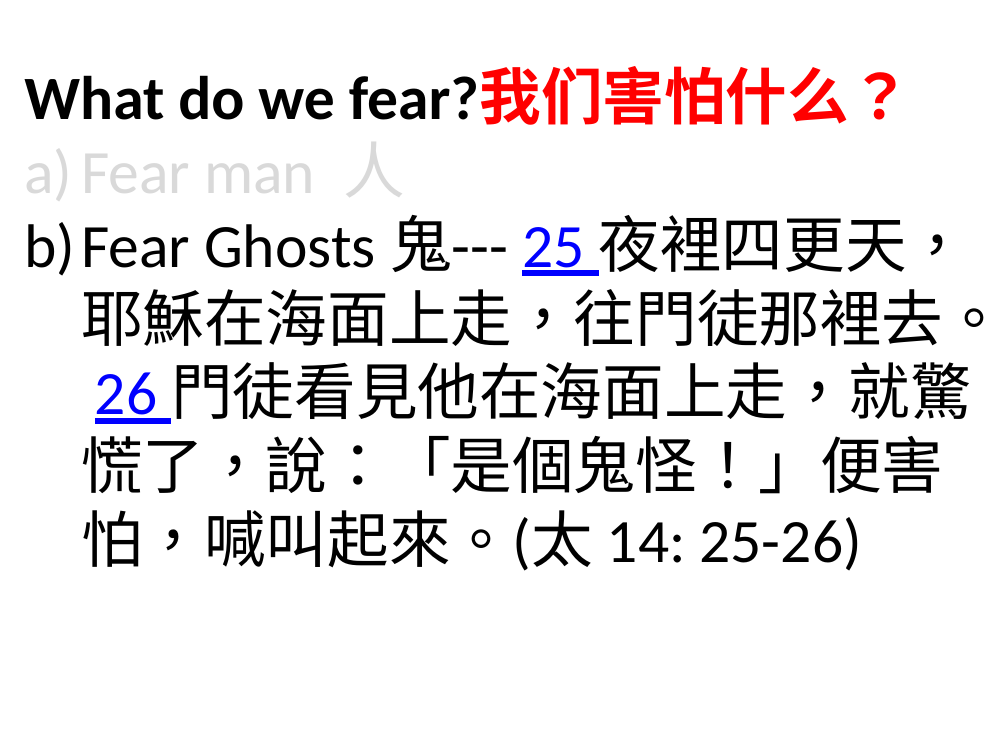
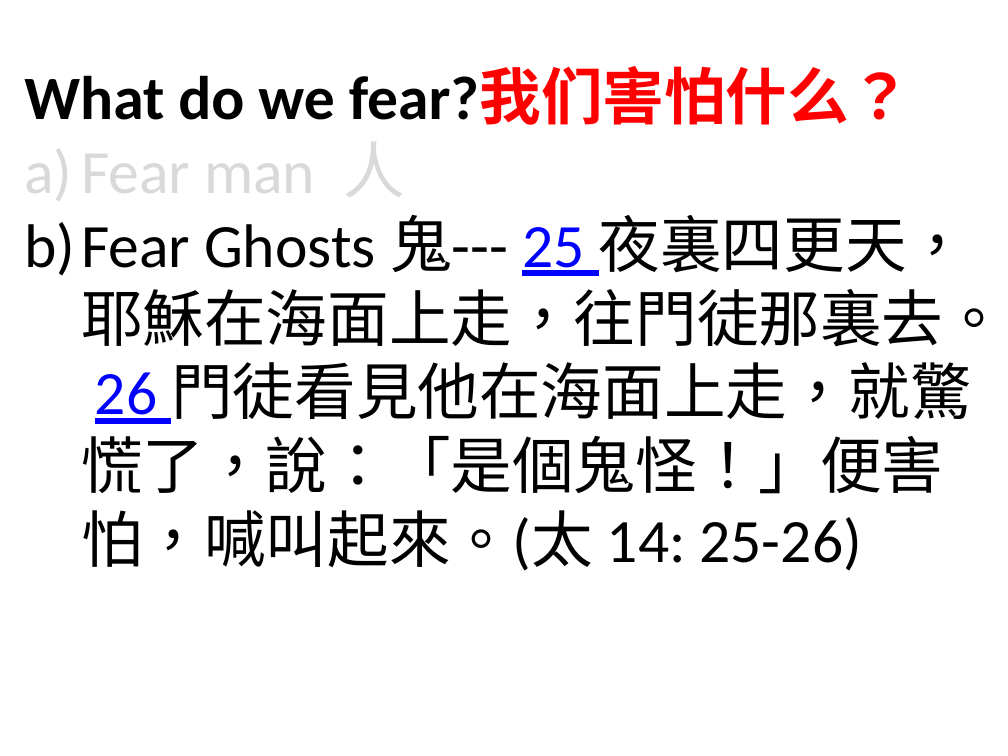
Before and after one commit to sauchilee/sauchilee.github.io, a slide deck: slide 3 of preaching/敬畏神.pptx. Drawn at 1008x756 pixels with LibreOffice and Linux fonts; fonts in the diff are those of the drawing. Boxes give left, top, right and bottom in pixels: in the first picture for what was removed or moved away, otherwise in the second. Text is boxed around its words. In the diff, an @@ line names an element or a change of style, - is before the commit and + after.

```diff
--- a/preaching/敬畏神.pptx
+++ b/preaching/敬畏神.pptx
@@ text at (24, 215, 1005, 571): text changed @@
-b) Fear Ghosts 鬼--- 25 夜裡四更天，耶穌在海面上走，往門徒那裡去。 26 門徒看見他在海面上走，就驚慌了，說：「是個鬼怪！」便害怕，喊叫起來。(太 14: 25-26)
+b) Fear Ghosts 鬼--- 25 夜裏四更天，耶穌在海面上走，往門徒那裏去。 26 門徒看見他在海面上走，就驚慌了，說：「是個鬼怪！」便害怕，喊叫起來。(太 14: 25-26)
```
Also in this commit, not shown: 10 other slides changed, 15 other files.
